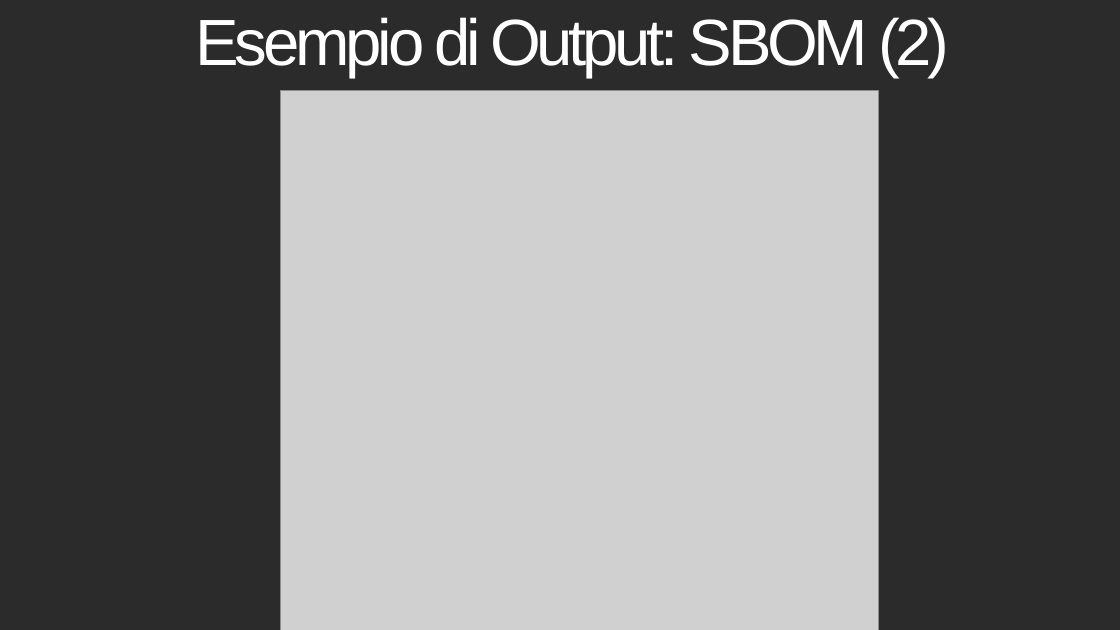
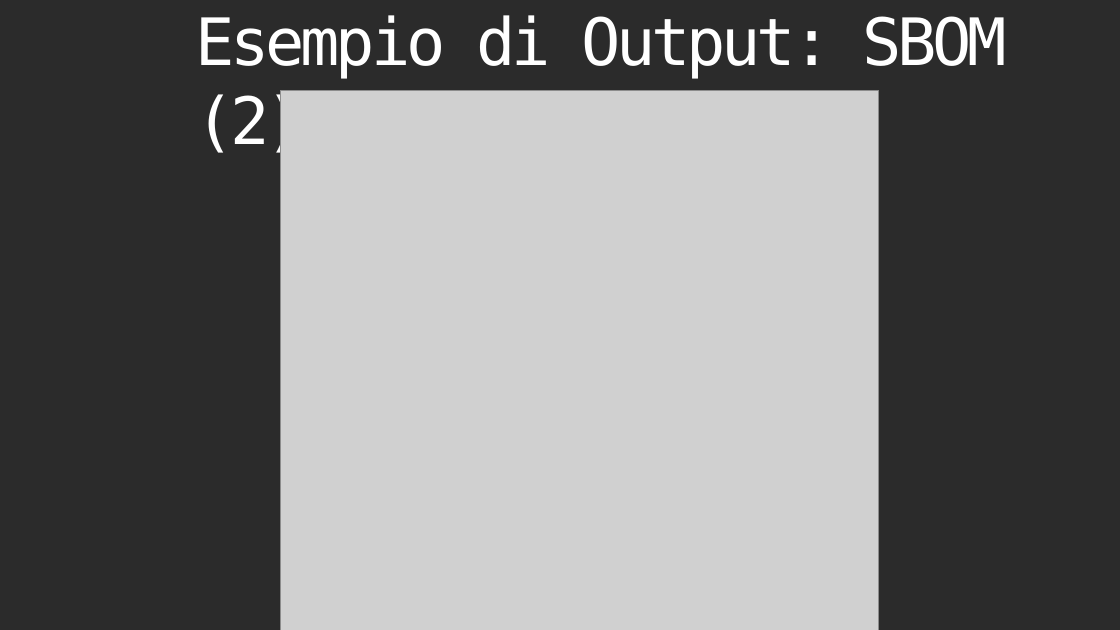
Before and after one commit to securityresearchlab/Cybersecurity-projects-2024, a slide deck: slide 11 of presentazione/PresentazioneSbom_Consegnata.pptx. Drawn at 1120x630 pixels with LibreOffice and Linux fonts; fonts in the diff are those of the drawing; grey boxes stand for pictures; background and template pictures are left out; a plain dark background stands for a picture behind light text. Boxes give left, top, right and bottom in pixels: in the first picture for what was removed or moved away, otherwise in the second. Text is boxed around its words. In the diff, an @@ line names an element or a change of style, - is before the commit and + after.

```diff
--- a/presentazione/PresentazioneSbom_Consegnata.pptx
+++ b/presentazione/PresentazioneSbom_Consegnata.pptx
@@ title "Esempio di Output: SBOM (2)" at <box>196,15,1007,158</box>: font Arial to DejaVu Sans Mono @@
```
Also in this commit, not shown: 13 other slides changed, 1 slide added, 1 other file.
